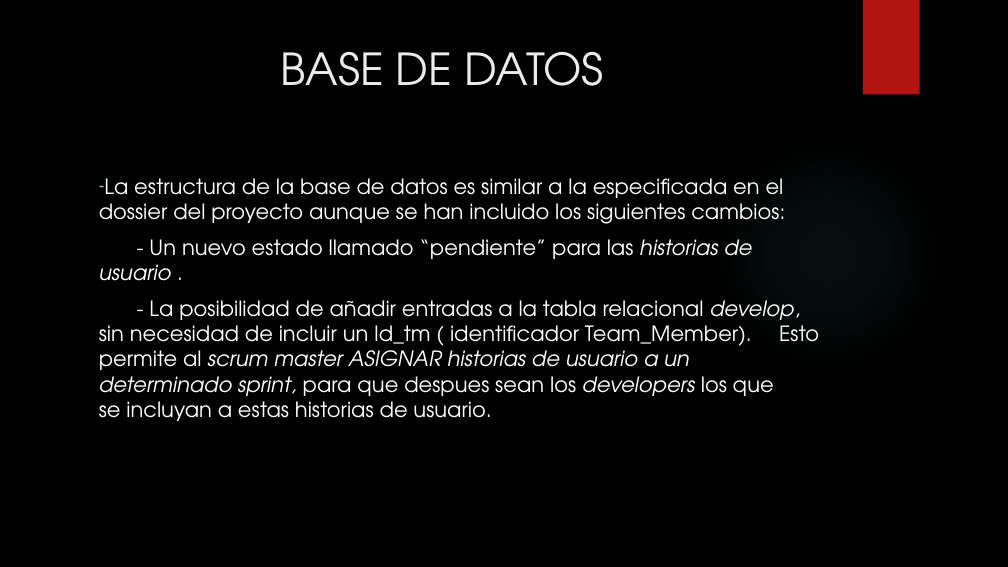
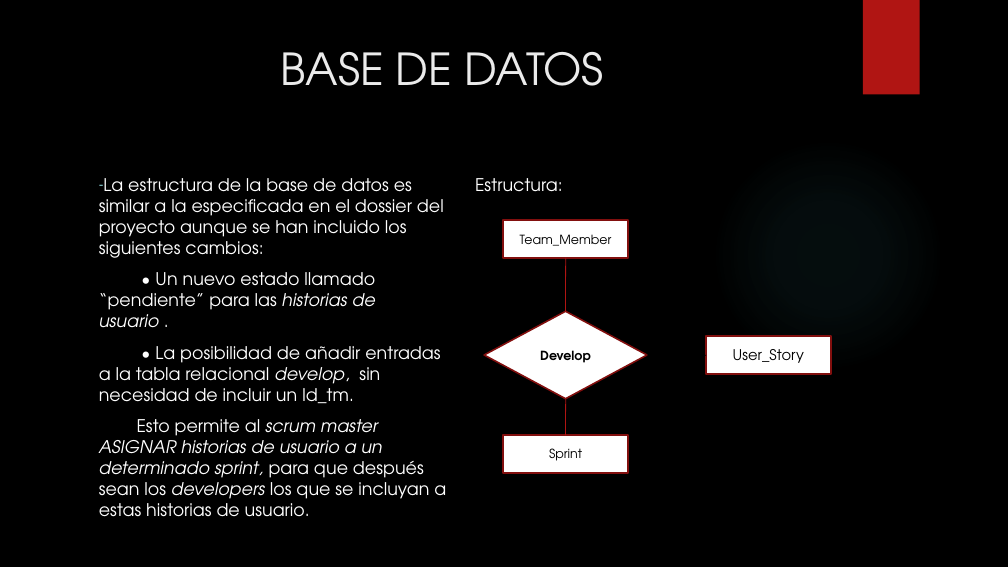
Before and after one commit to pesaura/LaboratorioTrabajo, a slide deck: slide 15 of LABORATORIO DE INGENIERIA.pptx. Drawn at 1008x567 pixels with LibreOffice and Linux fonts; fonts in the diff are those of the drawing; background and template pictures are left out. Boxes give left, top, right and bottom in pixels: in the first picture for what was removed or moved away, otherwise in the second. Text is boxed around its words. In the diff, an @@ line names an element or a change of style, - is before the commit and + after.

```diff
--- a/LABORATORIO DE INGENIERIA.pptx
+++ b/LABORATORIO DE INGENIERIA.pptx
@@ text at [99,178,444,258]: size 20 to 16.6 pt in "La estructura de la base de datos ..." @@
@@ text added at [475,178,563,192], 16.6 pt, text #FFFFFF @@
+Estructura:
@@ rectangle added at [503,220,628,258], fill #FFFFFF, outline #82100E 1.5 pt, 12 pt, text #000000 @@
+Team_Member
@@ line added from (566, 312) to (566, 258), #B01513 0.75 pt @@
@@ text at [99,272,446,517]: text changed; size 20 to 16.6 pt @@
-- Un nuevo estado llamado “pendiente” para las historias de usuario .
-- La posibilidad de añadir entradas a la tabla relacional develop, sin necesidad de incluir un Id_tm ( identificador Team_Member). Esto permite al scrum master ASIGNAR historias de usuario a un determinado sprint, para que despues sean los developers los que se incluyan a estas historias de usuario.
+• Un nuevo estado llamado “pendiente” para las historias de usuario .
+• La posibilidad de añadir entradas a la tabla relacional develop, sin necesidad de incluir un Id_tm.
+Esto permite al scrum master ASIGNAR historias de usuario a un determinado sprint, para que después sean los developers los que se incluyan a estas historias de usuario.
@@ diamond added at [484,312,647,399], fill #FFFFFF, outline #82100E 1.5 pt, 12 pt, text #000000, bold @@
+Develop
@@ line added from (647, 355) to (706, 355), #000000 0.75 pt @@
@@ rectangle added at [706,337,831,374], fill #FFFFFF, outline #82100E 1.5 pt, 14 pt, text #000000 @@
+User_Story
@@ line added from (566, 399) to (566, 436), #B01513 0.75 pt @@
@@ rectangle added at [503,435,628,473], fill #FFFFFF, outline #82100E 1.5 pt, 12 pt, text #000000 @@
+Sprint
```
Also in this commit, not shown: 11 other slides changed, 1 slide added.
